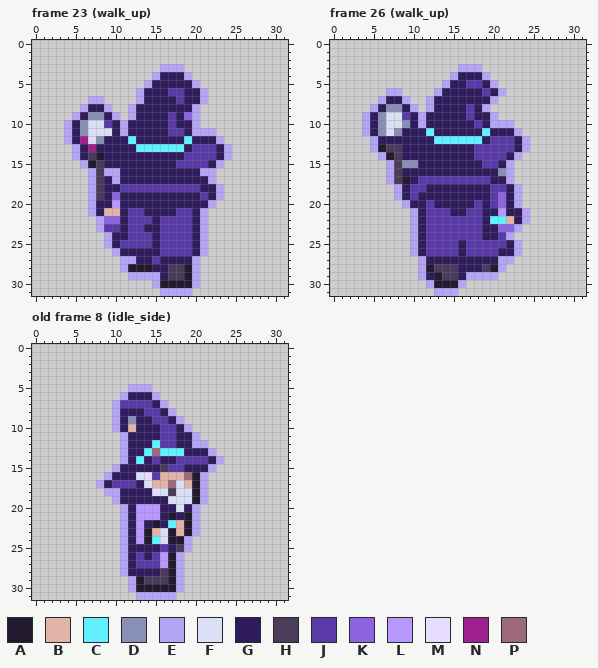
Two versions of one pixel-art file, projects/007_survivors/art/wizard.aseprite. This is how it looked before the edit.
32x32 pixels, 35 frames. Shown: frame 23 (walk_up), frame 26 (walk_up), old frame 8 (idle_side). The commit also changed other frames, which this record leaves out.
Palette (. is transparent): A #241a30  B #e2b4a8  C #60f0ff  D #8890b8  E #b4a4f4  F #dce0f4  G #2e1c5c  H #4c3c5c  J #5a3aa8  K #8c64e0  L #b898ff  M #e8dcff  N #a02090  P #9c6a78
Pixels before, frame 23 (walk_up), first column x 4:
 3 ............EEE......
 4 ...........EGGGE.....
 5 ..........EGGGGGE....
 6 .........EGGGJJGGE...
 7 ...EE....EGGGGJGGE...
 8 ..EGGE..EGGGGGGGE....
 9 .EGDDGE.EGGGGJGKE....
10 EGDFFJGEGGGGGJGGE....
11 EGDFFFGEGGGGGJJGEEE..
12 EGNFDGGGCGGGGGGCGGGE.
13 .EGNGGGGGCCCCCCGJJJGE
14 .EGHAGGGGGGGGGGJJJJGE
15 ..EAHGGGGGGGGGJJJJGE.
16 ...EHEEGGGGGGGGGGEE..
17 ...EHGEGGGGGGGGGGGE..
18 ...EHGGJJJJJJJJJJGGE.
19 ...EHGKGGGGGGGGGGJGE.
20 ...EGGLGGGGGGGGGGGE..
21 ...EGBBGJJGGGGJJGE...
22 ....EKKGJJJGJJJJGE...
23 ....EJJGJJGGJJJJGE...
24 .....EGGJJJGJJJJGE...
25 .....EGJJJJGJJJJGE...
26 ......EGGGGGJJJJGE...
27 .......EEGGJGGGGE....
28 .......EAAAGGHHAE....
29 ........EEEEGHHAE....
30 ...........EAAAAE....
31 ............EEEE.....
Pixels before, frame 26 (walk_up), first column x 4:
 3 ............EEE......
 4 ...........EGGGE.....
 5 ..........EGGJJGE....
 6 ...EE....EGGGGGJGE...
 7 ..EGGE..EGGGGGGGE....
 8 .EGDDGE.EGGGGJGE.....
 9 EGDFFJGEGGGGGJGGE....
10 EGDFFDGEGGGGGGJGEEE..
11 EGDFDGGGCGGGGGGCGGGE.
12 .EGGGGGGGCCCCCCGJJJGE
13 .EAHHGGGGGGGGGJJJJJGE
14 ..EAHGGGGGGGGGJJJJGE.
15 ...EHDDGGGGGGGGJJGE..
16 ...EHGGGGGGGGGGGGDE..
17 ...EHAGJJJJJJJJJGGE..
18 ....EGJJGGGGGGGGJJGE.
19 ....EGJGGGGGGGGGJKGE.
20 .....EGGJGGGGGJGJKGE.
21 ......EGJJJGGJJGGLGGE
22 ......EGJJJJJJJGCCBGE
23 ......EGJJJJJJJGGKKE.
24 ......EGJJJJJJJGGJE..
25 ......EGJJJJGJJJJJGE.
26 ......EGJJJJGJJJJGGE.
27 .......EGGGGGGGGGEE..
28 .......EAHHHGGGHAE...
29 .......EGAHHGEEEE....
30 ........EAAAE........
31 .........EEE.........
Pixels before, old frame 8 (idle_side), first column x 8:
 5 ....EEE.........
 6 ...EGGGE........
 7 ..EJJJJGE.......
 8 ..EGGGJJGE......
 9 ..EGDGGJJGE.....
10 ..EGBGGGJJGE....
11 ...EGGGGJJGGE...
12 ...EGGGCJJGGEE..
13 ...EGGCPCCCGGGE.
14 ...EGCGJGGJJJJGE
15 ..EGGGGGHJJGGGE.
16 .EGGGFMJBBBPAE..
17 EGJJJGFBBPFBAE..
18 .EEGGGGMFHFFAE..
19 ..EGGGGGGFFFAE..
20 ...EGLLLGGFGE...
21 ...EGLLLGAGAE...
22 ...EGLGAGCBAE...
23 ...EGLABFABAE...
24 ...EGLACFAAE....
25 ...EGGGGJGHE....
26 ...EGJGJLAE.....
27 ...EGJJJLAE.....
28 ...EGGGGHAE.....
29 ....EAHHHAE.....
30 ....EAAAAAE.....
31 .....EEEEE......
New version:
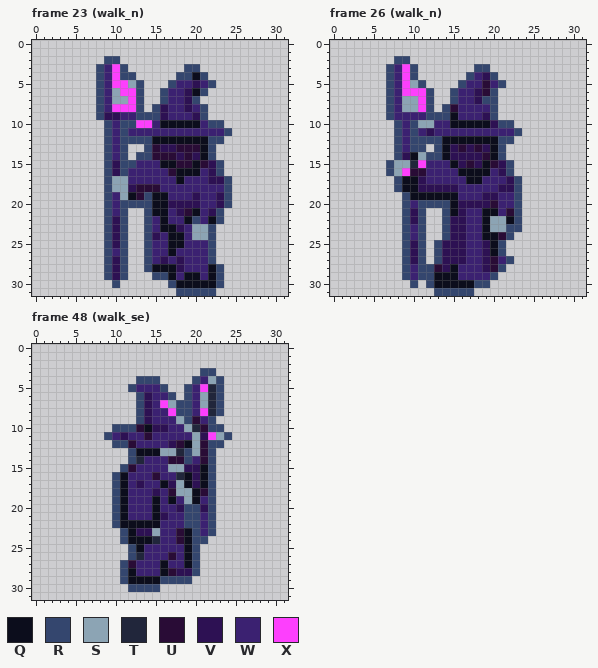
Colours new in this view: Q #0c0d1c  R #34466e  S #8ca4b4  T #21263b  U #290c36  V #2d1153  W #3b2171  X #fd3ffd
A new or re-ordered frame is compared with the old frame closest to it.
Diff:
frames 35 -> 59
Changed rows in their new state; - is an unchanged pixel.
Frame 23 (walk_n):
first column x 4:
 2 -----RR--------------
 3 ----RWXR----...RR----
 4 ----RWXRR--...RRQR---
 5 ----RWXXSR...RWWVWR--
 6 ----RWSXXR..RWWVQR---
 7 ---.RWSSXR..RWWVR.---
 8 --..RWXXXR.RVWWVWR---
 9 -...RVVWWRRRVWWWVR---
10 .....RWRRXXWQQQQQWRR-
11 .....RWRWWWWWWWWWWWWR
12 .....RWRRRRQQQQQQQRR-
13 -....RWR..RUVVUUUQR..
14 -....RWR.RRUUUVUVQR..
15 --...RVRRWWWQQUUQUVR-
16 ---..RVRWWWWWUQQQWVR-
17 ---..RSSWWWWWWQWWWVVR
18 ---..RSSVUUUWWWWWWWWR
19 ---..RWSQURQQWWWVWWVR
20 ---..RWRRRRQQVVVVWWVR
21 ---..RWR..RQQWVUQWVR-
22 ----.RVR..RWQWWQRWQR-
23 ----.RVR..RWQQVWSSR--
24 -----RVR..RVWQQWSSR--
25 -----RVR..RWWQQWWWR--
26 -----RWR..RWWQWWWWR--
27 -----RVR..RWVWVWWWR--
28 -----RVR..RQQQVWWWQR-
29 -----RVR...RRQWQQWQR-
30 ------R----..RQQQQQR-
31 ------------..RRRRR--
Frame 26 (walk_n):
first column x 4:
 2 ----RR---------------
 3 ---RWXR-----..RR-----
 4 ---RWXR----..RWVR----
 5 ---RWXSR--..RWWUWR---
 6 ---RWXXXR..RWWVUR.---
 7 --.RWSSXR..RWWVRR----
 8 -..RWSSXR.RUWWWWR----
 9 ...RWWWWRRRQWWWVR----
10 ....RWRSSWWQQQQQVRR--
11 ....RWRWVWWWWWWWWWWR-
12 -...RWRRRRQQQQQQQRR..
13 -...RWRR.RQVUVUVQR...
14 --..RVQSRRQVVVVUQR..-
15 ---RSSTXWWWQVUVQUVR--
16 ---RSXUUWWWWQQQQWVR--
17 ---.RQQVWWWWWQQWWWVR-
18 ----RQQVVVVVWWWWWVVR-
19 ----.RQQQQQQWWWVVWWR-
20 -----RWRRRRQVVVVUWWR-
21 -----RVR..RQVWWQQWUR.
22 -----RVR..RVVWWQSSQR.
23 -----RWR..RVVWWQSSRR-
24 -----RWR..RVVWWQQUR--
25 -----RVR.RVVVWWVQR..-
26 -----RVR.RVVVWWVQR..-
27 -----RVR.RVVVWWVUWR--
28 -----RWRRUVQWWWVUR---
29 -----RWRRQQQWWWWR----
30 ------R-RQQQQQRR-----
31 ---------RRRRR-------
Frame 48 (walk_se) is new; against old frame 8 (idle_side):
first column x 8:
 3 -------------RR--
 4 -----RRR----RWSR-
 5 ----RWWWR--RWXTR-
 6 ---..RVWWR-RWSTR-
 7 --...RVWXSRRWSTR-
 8 --...RVWWXRRWXTR-
 9 --...RVWWWSRUWR--
10 --RRRUQVVWWSTURR-
11 -RWVWWUWWWWWSVXSR
12 --RRUWWWWVUQSURR-
13 ---.RQQQSSTRSUR--
14 ---.RTWWWUURWUR.-
15 --.RUWWWWSSVVQR--
16 -.RQWWWUWWTQVQR--
17 ..RQWVWWQVSQVQR--
18 -.RQWWWVWUSSQUR--
19 --RQWWWQWQWSQWR--
20 --RQWWWQWWVRRVR--
21 --RQWWWQVWWRRWR--
22 --RQQQQQWWWRRWR--
23 ---RQVVSWWUQRWR--
24 ---RQQQTWWUQRR---
25 ---.RQWWWWWQR----
26 ---.RTWWWUWQR----
27 ---RUWWWQWWQR----
28 ---RQWWWQUVVR----
29 ---RQQQQRRRR-----
30 ----RRRR...------
31 -----.....-------
Boxes around the changes in both pictures, in picture pixels (x1, y1, x2, y2):
changed: (64, 56, 232, 296)
changed: (362, 56, 530, 296)
changed: (96, 368, 232, 600)
